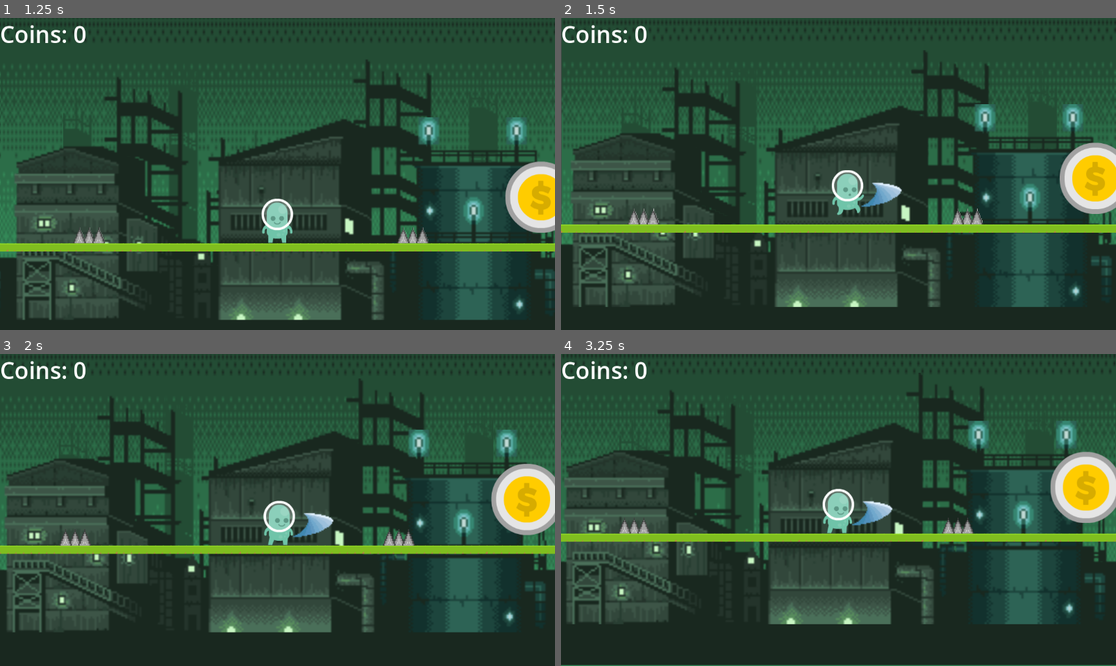
Above: before the commit, frames 1-4 (two rows, left to right).
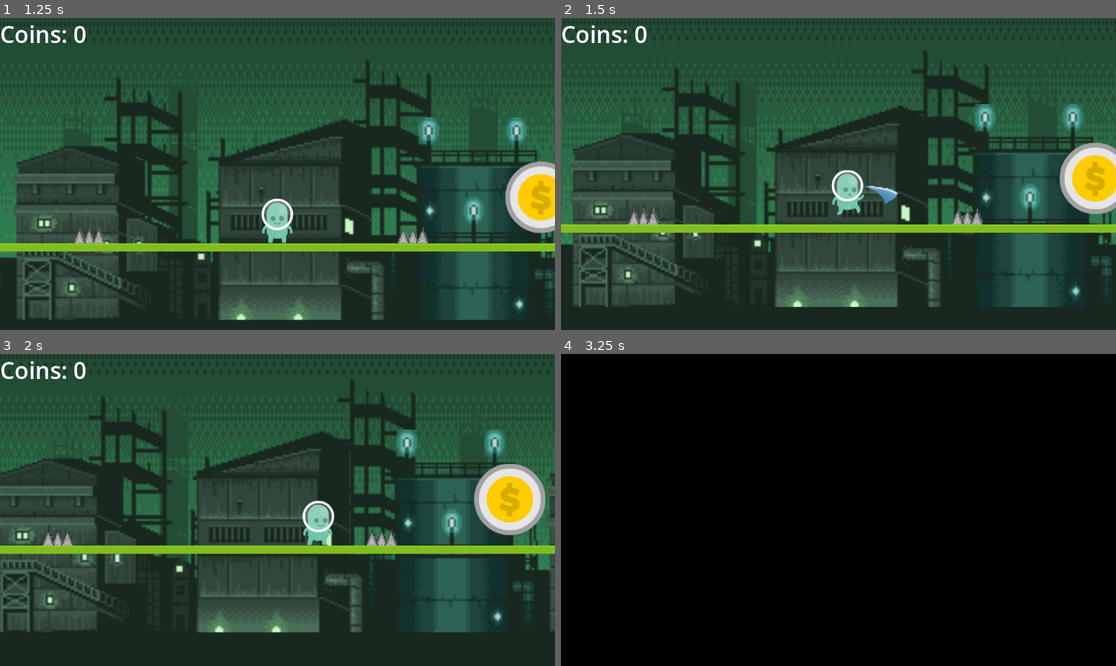
Above: after the commit, the same moments.

Repository: PietPadda/godot-2d-platformer
Game: Godot game, scene res://ui/main_menu.tscn
Two runs of this game, one before a commit and one after it. Both use one fixed random seed, a clock stepped at 60 frames per second and the inputs below.
Inputs:
- Up to frame 1 (1.25 s): click "Play Game" at 0.5 s
- Up to frame 2 (1.5 s): tap Enter (ui_accept) at 1.25 s; hold Right (ui_right) from 1.28 s (still down); tap Ctrl (attack) at 1.35 s
- Up to frame 3 (2 s): keep holding Right (ui_right); tap Enter (ui_accept) at 1.52 s
- Up to frame 4 (3.25 s): tap Ctrl (attack) at 2.1, 3.05 s; tap Enter (ui_accept) at 2.27 s; release Right (ui_right) at 2.78 s; hold Left (ui_left) from 2.78 s (still down); hold Shift (block) from 2.78 s (still down)

Frame 1 is identical in both runs. In frame 2, 0.3% of the frame differs, in the area x 54-62%, y 52-61%; in frame 3, 18%; in frame 4, 100%, in the area x 0-100%, y 0-100%.

Commit message:
fix(player): refactored slash animation to prevent loop lock

Diff:
--- a/godot-2d-platformer/player/player.gd
+++ b/godot-2d-platformer/player/player.gd
@@ -52,6 +52,7 @@
 	if Input.is_action_just_pressed("attack") and not is_slashing:
 		is_slashing = true # set slash mode
 		slash_effect.visible = is_slashing # visible if slash pressed
+		slash_effect.play("default") # play animation AT attack
 
 	# HORISONTAL MOVEMENT AND BLOCKING
 	# block on input
@@ -89,9 +90,6 @@
 	# running animation
 	elif direction != 0:
 		$AnimatedSprite2D.play("run")
-	# slashing animation
-	elif is_slashing:
-		slash_effect.play("default")
 	# default animation
 	else:
 		$AnimatedSprite2D.play("idle") # idle anim
